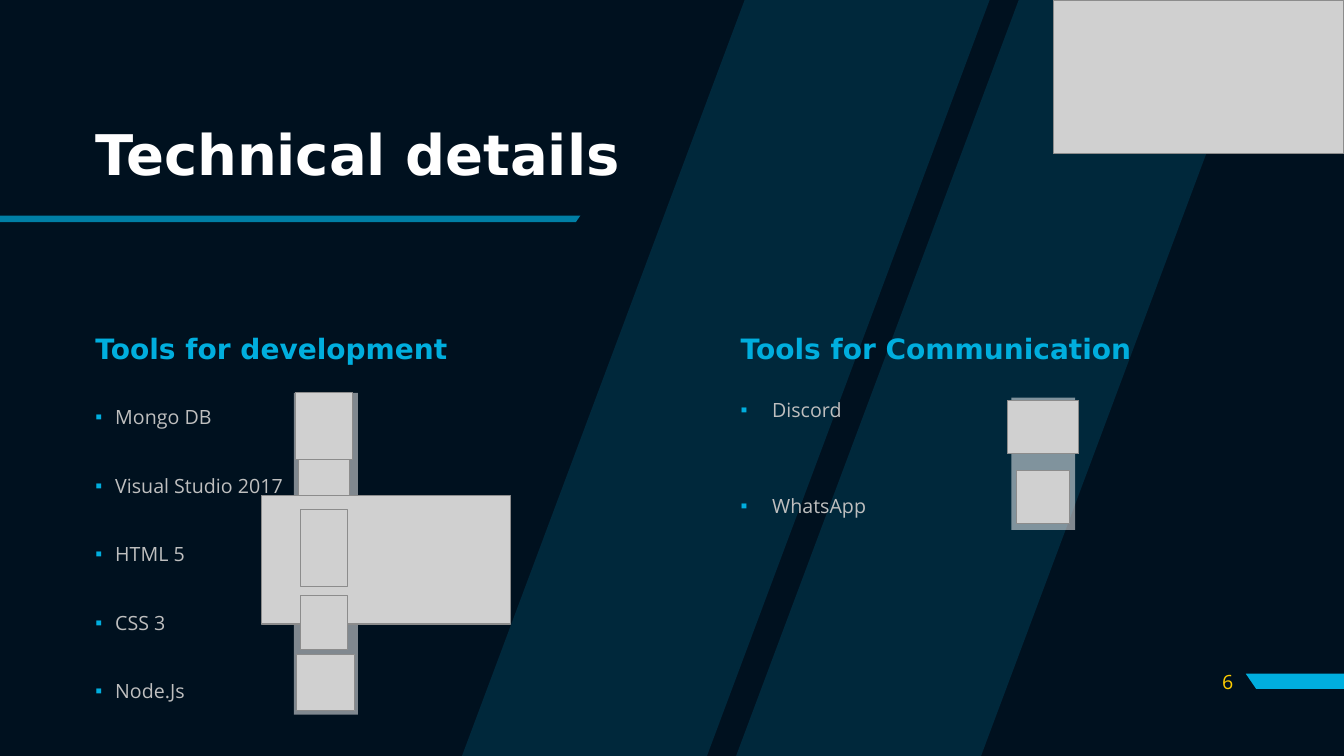
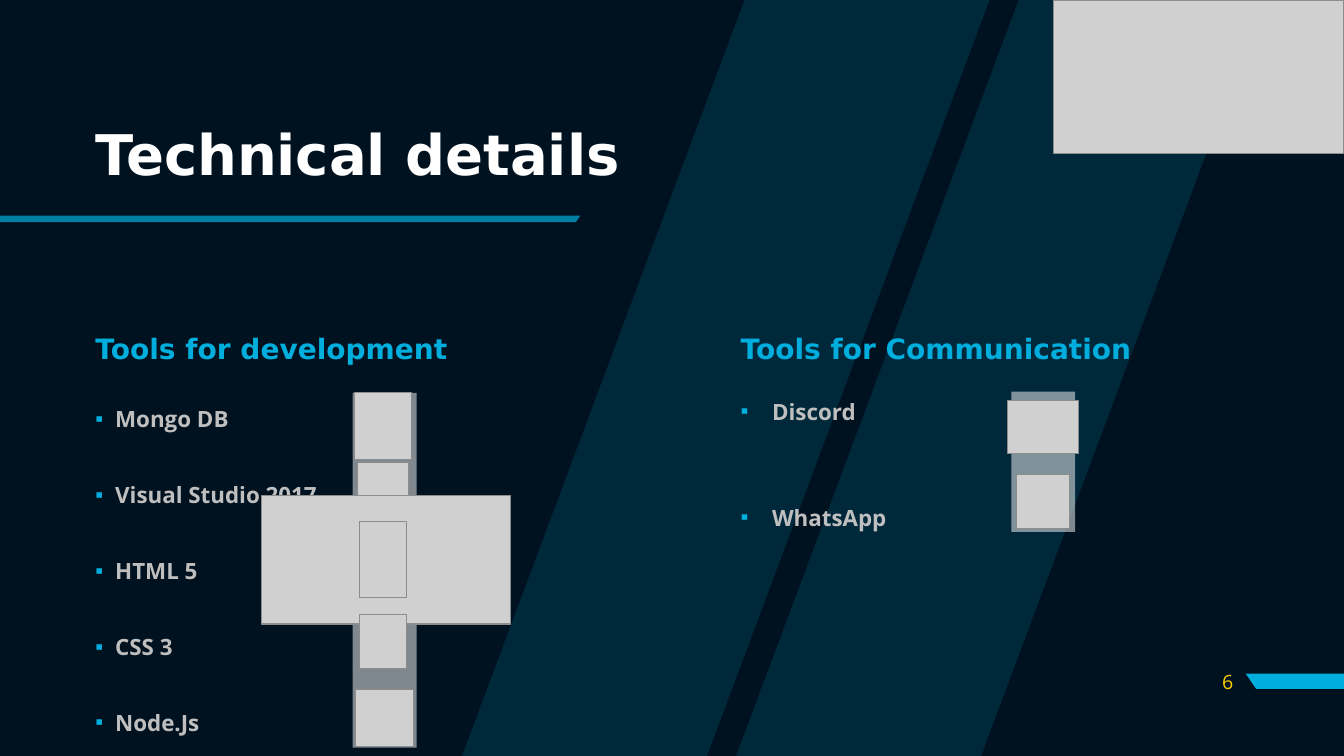
Before and after one commit to filipjosipovic/OverTime, a slide deck: slide 6 of SYP- Präsi (1).pptx. Drawn at 1344x756 pixels with LibreOffice and Linux fonts; fonts in the diff are those of the drawing; grey boxes stand for pictures. Boxes give left, top, right and bottom in pixels: in the first picture for what was removed or moved away, otherwise in the second. Text is boxed around its words. In the diff, an @@ line names an element or a change of style, - is before the commit and + after.

```diff
--- a/SYP- Präsi (1).pptx
+++ b/SYP- Präsi (1).pptx
@@ text "Mongo DB" at (115,411,317,736): size 14 to 16 pt, bold on @@
@@ rectangle: place and size @@
-rectangle at (294,393,358,715)
+rectangle at (353,393,416,748)
@@ picture: place and size @@
-picture at (295,392,353,460)
+picture at (355,392,412,460)
@@ text "Discord" at (772,403,886,531): size 14 to 16 pt, bold on @@
@@ rectangle: place and size @@
-rectangle at (1011,397,1075,529)
+rectangle at (1011,392,1075,532)
@@ picture: place and size @@
-picture at (298,454,350,505)
+picture at (358,463,409,514)
@@ picture: place and size @@
-picture at (1017,471,1071,524)
+picture at (1017,475,1071,528)
@@ picture: place and size @@
-picture at (300,510,348,587)
+picture at (360,521,407,598)
@@ picture: place and size @@
-picture at (300,595,348,649)
+picture at (360,614,407,668)
@@ picture: place and size @@
-picture at (297,654,355,711)
+picture at (356,690,413,746)
```
Also in this commit, not shown: 2 other slides changed.
